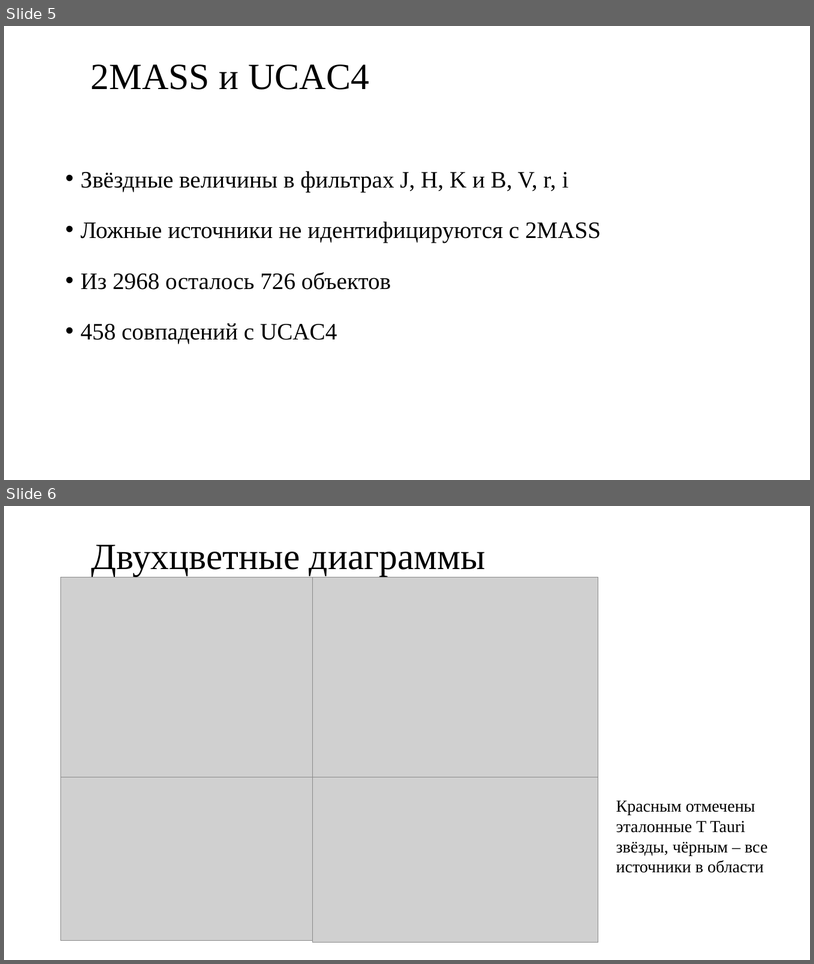
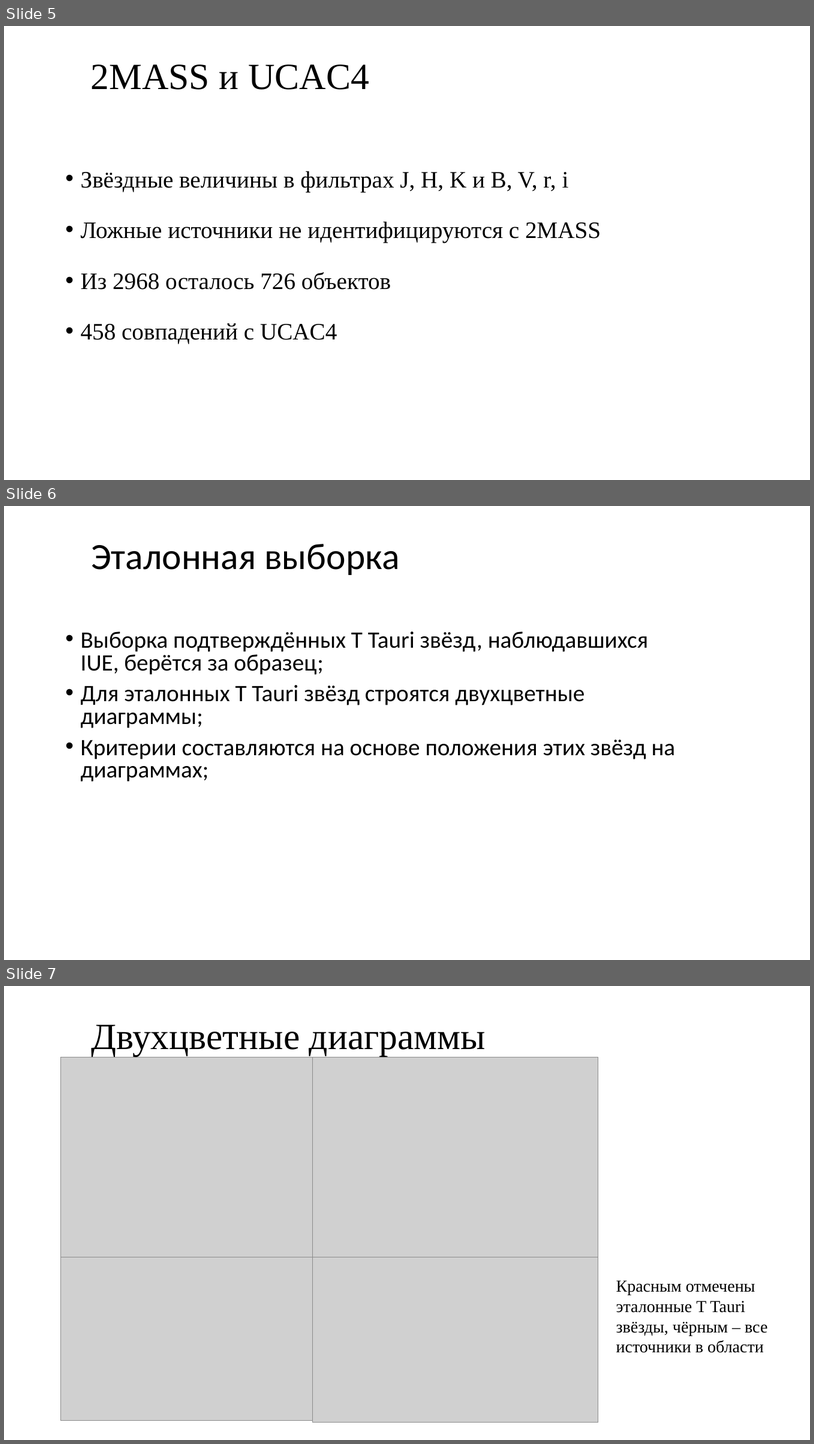
Before and after one commit to stripetea/Stars, a slide deck: presentation/stars.pptx. Shown one above the other, each under a label of ours: slides 5 and 6 before the commit, slides 5, 6 and 7 after it. The pictures are 814x964 and 814x1444 pixels, drawn with LibreOffice and Linux fonts; fonts in the diff are those of the drawing; grey boxes stand for pictures. Boxes give left, top, right and bottom in pixels: in the first picture for what was removed or moved away, otherwise in the second. Text is boxed around its words. In the diff, an @@ line names an element or a change of style, - is before the commit and + after.

```diff
--- a/presentation/stars.pptx
+++ b/presentation/stars.pptx
@@ slide 6 added at (x1=4, y1=506, x2=810, y2=960), background #FFFFFF @@
@@ title added at (x1=91, y1=544, x2=399, y2=575), 44 pt, text #000000 @@
+Эталонная выборка
@@ text added at (x1=81, y1=631, x2=676, y2=781), 28 pt, text #000000 @@
+• Выборка подтверждённых T Tauri звёзд, наблюдавшихся IUE, берётся за образец;
+• Для эталонных T Tauri звёзд строятся двухцветные диаграммы;
+• Критерии составляются на основе положения этих звёзд на диаграммах;
@@ what was slide 6 is now slide 7 @@
```
Also in this commit, not shown: 1 slide changed, 14 other files.
